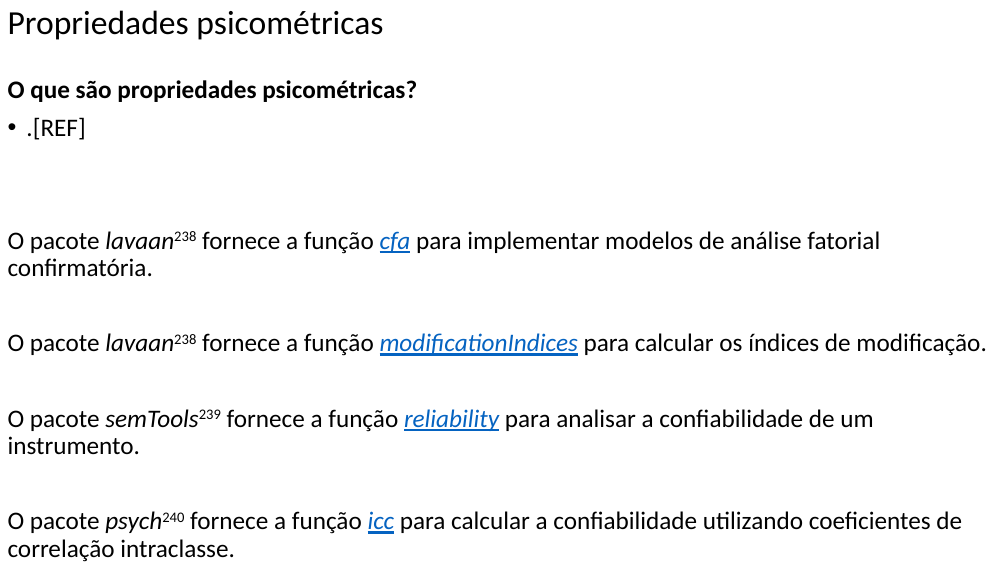
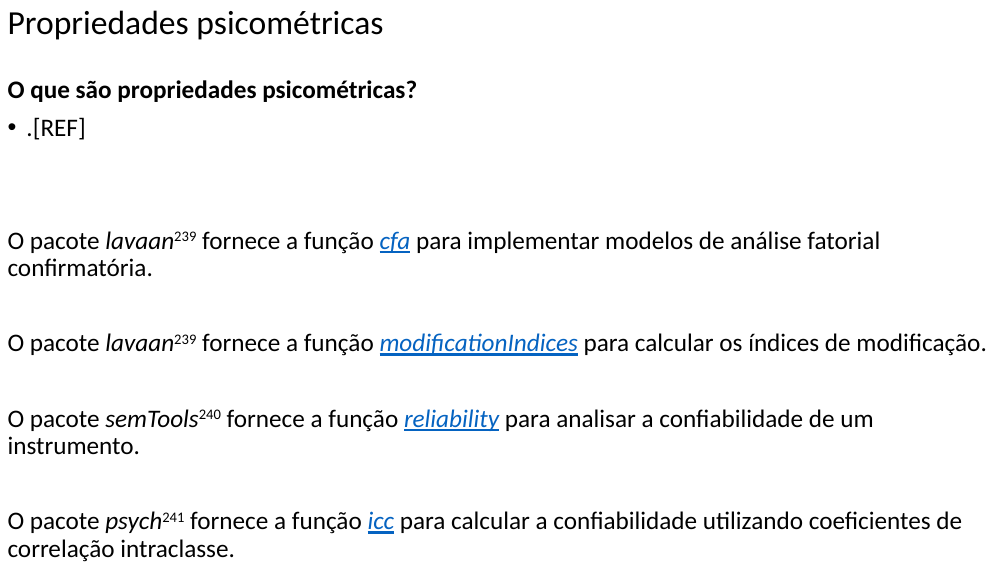
Before and after one commit to FerreiraAS/Ciencia-com-R, a slide deck: slide 152 of docs/Ciencia-com-R.pptx. Drawn at 1008x567 pixels with LibreOffice and Linux fonts; fonts in the diff are those of the drawing. Boxes give left, top, right and bottom in pixels: in the first picture for what was removed or moved away, otherwise in the second. Text is boxed around its words. In the diff, an @@ line names an element or a change of style, - is before the commit and + after.

```diff
--- a/docs/Ciencia-com-R.pptx
+++ b/docs/Ciencia-com-R.pptx
@@ text at <box>8,231,986,562</box>: text changed @@
-O pacote lavaan238 fornece a função cfa para implementar modelos de análise fatorial confirmatória.
-O pacote lavaan238 fornece a função modificationIndices para calcular os índices de modificação.
-O pacote semTools239 fornece a função reliability para analisar a confiabilidade de um instrumento.
-O pacote psych240 fornece a função icc para calcular a confiabilidade utilizando coeficientes de correlação intraclasse.
+O pacote lavaan239 fornece a função cfa para implementar modelos de análise fatorial confirmatória.
+O pacote lavaan239 fornece a função modificationIndices para calcular os índices de modificação.
+O pacote semTools240 fornece a função reliability para analisar a confiabilidade de um instrumento.
+O pacote psych241 fornece a função icc para calcular a confiabilidade utilizando coeficientes de correlação intraclasse.
```
Also in this commit, not shown: 31 other slides changed, 39 other files.
